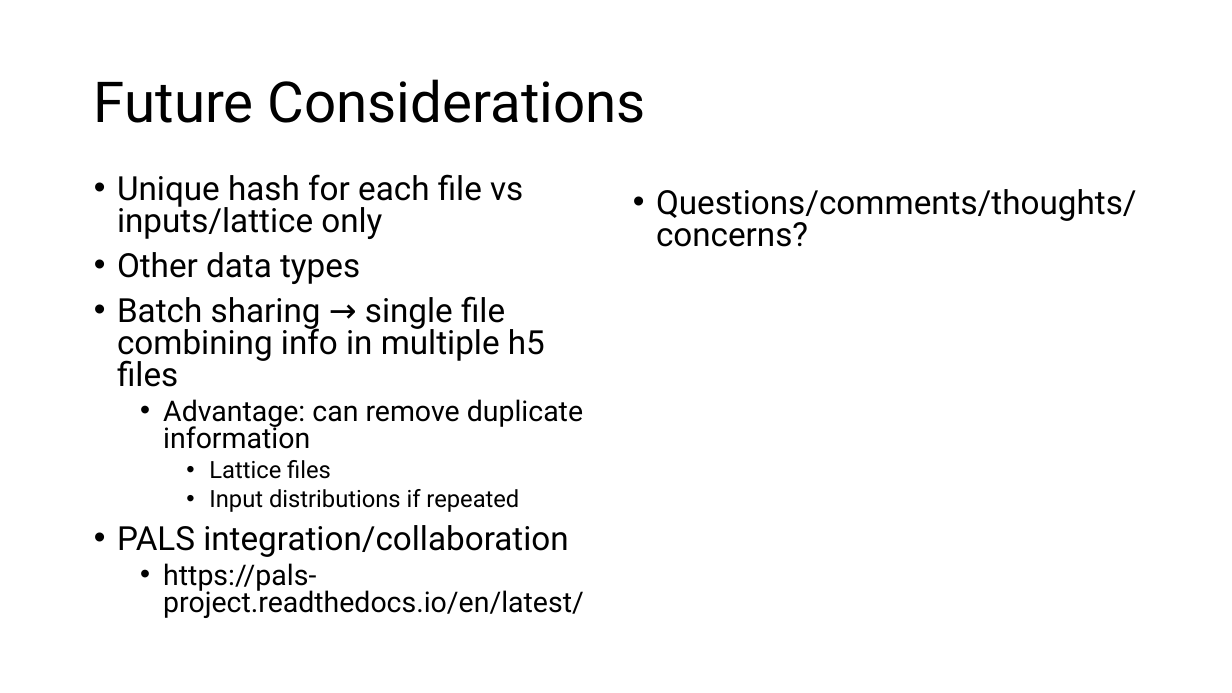
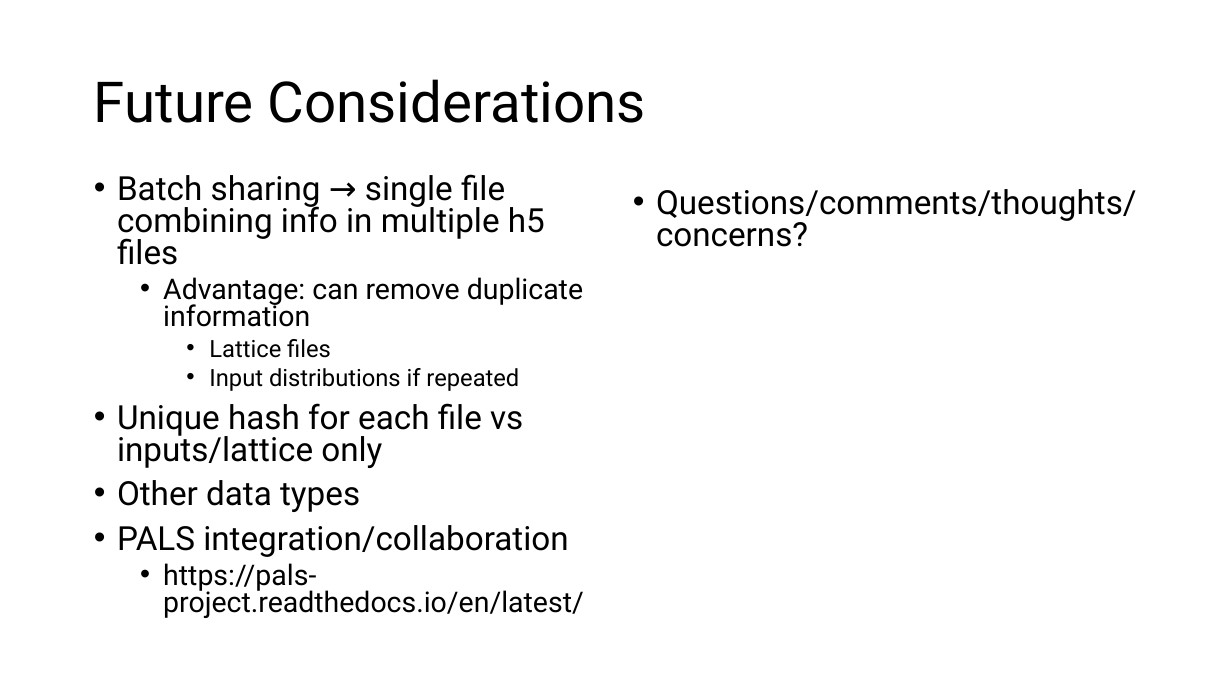
Before and after one commit to ericcropp/Data_Sharing, a slide deck: slide 9 of Data Standards for Collaboration.pptx. Drawn at 1232x693 pixels with LibreOffice and Linux fonts; fonts in the diff are those of the drawing. Boxes give left, top, right and bottom in pixels: in the first picture for what was removed or moved away, otherwise in the second. Text is boxed around its words. In the diff, an @@ line names an element or a change of style, - is before the commit and + after.

```diff
--- a/Data Standards for Collaboration.pptx
+++ b/Data Standards for Collaboration.pptx
@@ text at <box>117,174,523,284</box>: paragraphs removed @@
-• Unique hash for each file vs inputs/lattice only
-• Other data types
@@ text at <box>117,403,523,512</box>: paragraphs added @@
+• Unique hash for each file vs inputs/lattice only
+• Other data types
```
Also in this commit, not shown: 5 other slides changed, 11 other files.
